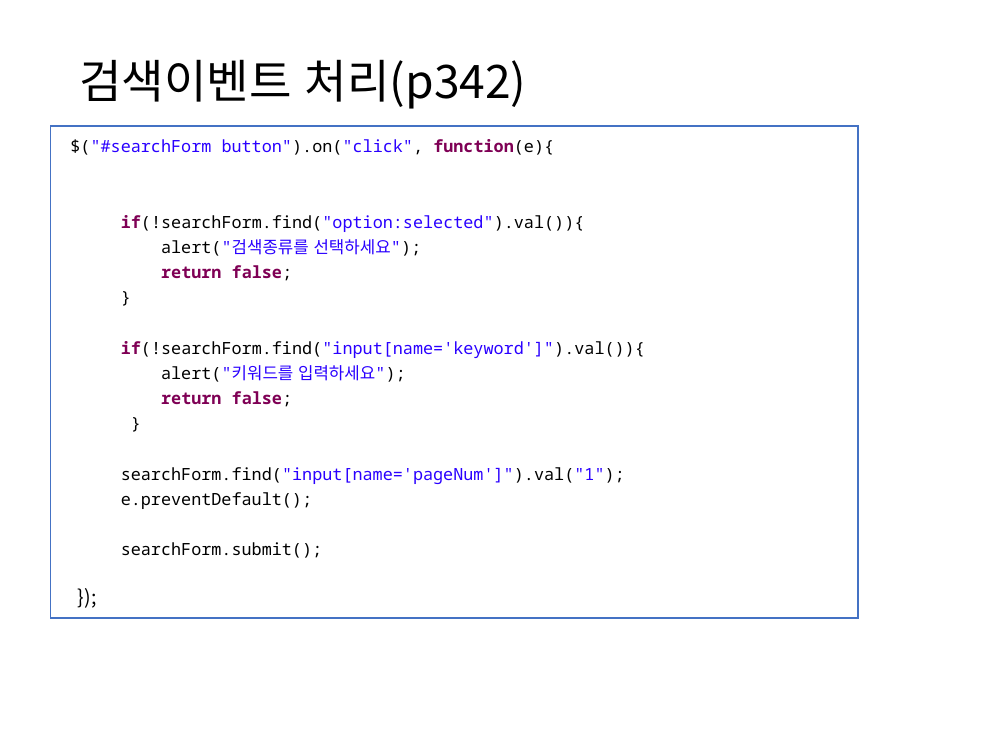
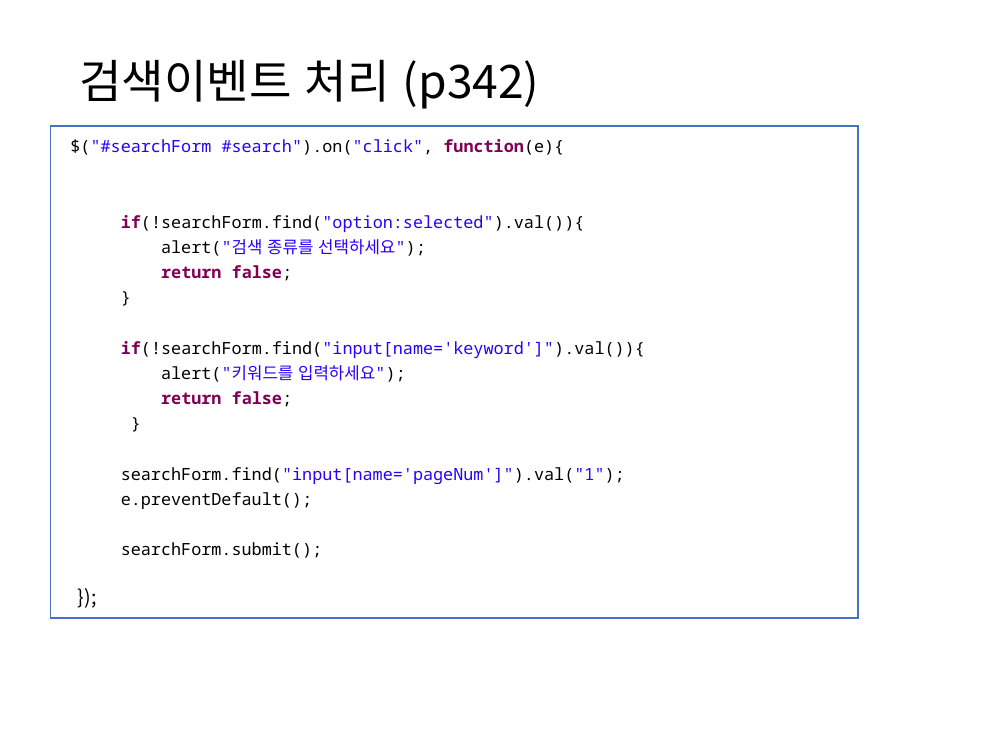
Before and after one commit to itrecipe/Web_Study_ez, a slide deck: slide 138 of spring - 학습자료/PART3.pptx. Drawn at 1008x756 pixels with LibreOffice and Linux fonts; fonts in the diff are those of the drawing. Boxes give left, top, right and bottom in pixels: in the first picture for what was removed or moved away, otherwise in the second. Text is boxed around its words. In the diff, an @@ line names an element or a change of style, - is before the commit and + after.

Commit message:
spring_학습자료
23.4.28

```diff
--- a/spring - 학습자료/PART3.pptx
+++ b/spring - 학습자료/PART3.pptx
@@ title at <box>79,59,540,109</box>: spaces changed @@
-검색이벤트 처리(p342)
+검색이벤트 처리 (p342)
@@ text in rectangle at <box>70,139,564,155</box>: text changed @@
-$("#searchForm button").on("click", function(e){
+$("#searchForm #search").on("click", function(e){
@@ text in rectangle at <box>161,239,426,256</box>: spaces changed @@
-alert("검색종류를 선택하세요");
+alert("검색 종류를 선택하세요");
```
